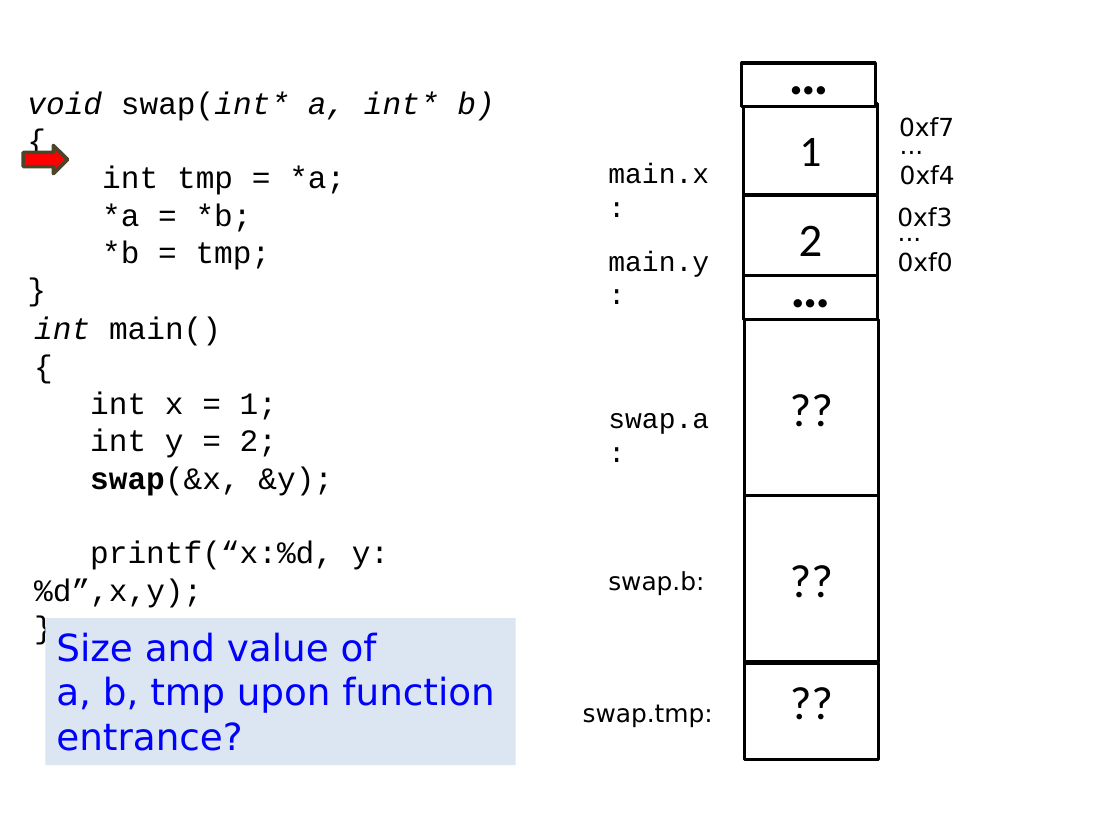
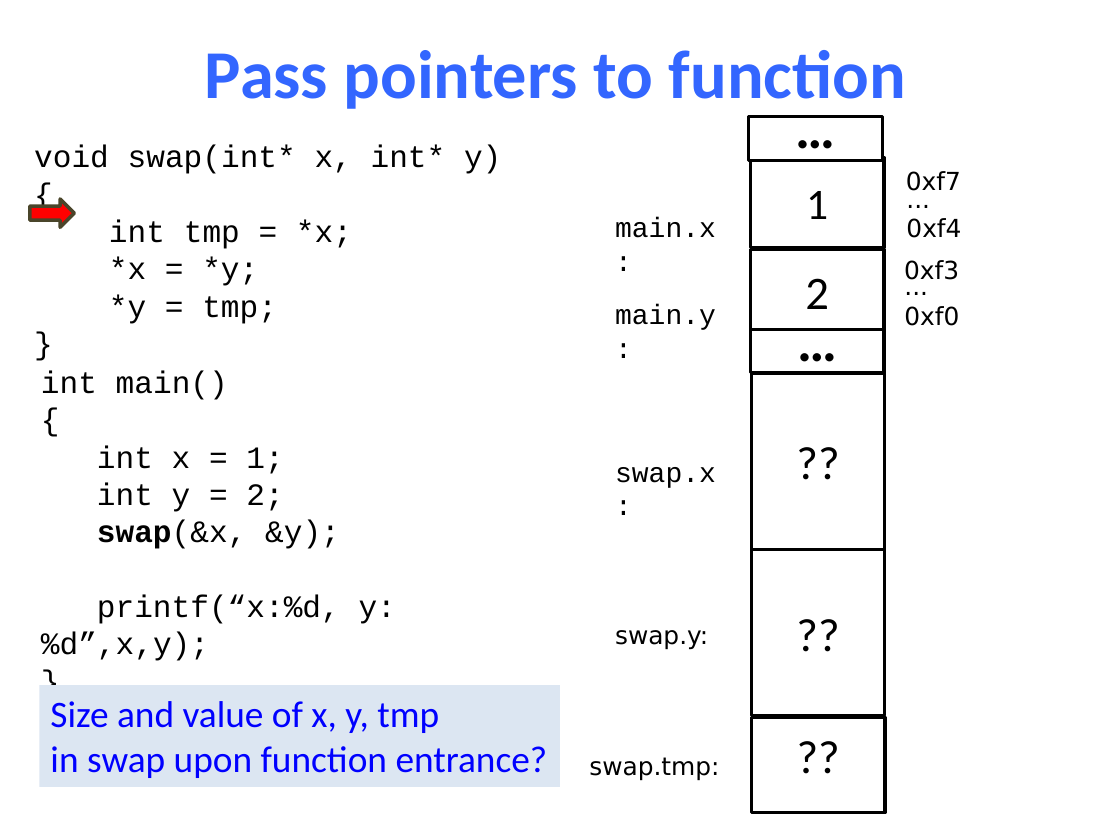
Before and after one commit to NYU-CSO/nyu-cso.github.io, a slide deck: slide 30 of notes/05-pointer_array.pptx (slide 32 before the commit). Drawn at 1120x840 pixels with LibreOffice and Linux fonts; fonts in the diff are those of the drawing. Boxes give left, top, right and bottom in pixels: in the first picture for what was removed or moved away, otherwise in the second. Text is boxed around its words. In the diff, an @@ line names an element or a change of style, - is before the commit and + after.

```diff
--- a/notes/05-pointer_array.pptx
+++ b/notes/05-pointer_array.pptx
@@ title added at <box>205,50,906,109</box>, 44 pt, text #3366FF, bold @@
+Pass pointers to function
@@ 8 texts, 7 rectangles, 1 right arrow: place and size @@
-8 texts, 7 rectangles, 1 right arrow at <box>24,63,954,759</box>
+8 texts, 7 rectangles, 1 right arrow at <box>30,116,961,813</box>
@@ text at <box>34,145,501,174</box>: text changed; italic off @@
-void swap(int* a, int* b)
+void swap(int* x, int* y)
@@ text "...": place and size @@
-text "..." at <box>900,165,955,185</box>
+text "..." at <box>906,218,961,238</box>
@@ text at <box>109,220,352,324</box>: text changed @@
-int tmp = *a;
-*a = *b;
-*b = tmp;
+int tmp = *x;
+*x = *y;
+*y = tmp;
@@ text at <box>41,371,228,400</box>: italic off in "int" @@
@@ text at <box>615,467,716,488</box>: text changed @@
-swap.a:
+swap.x:
@@ text at <box>615,630,708,650</box>: text changed @@
-swap.b:
+swap.y:
@@ rectangle "Size and value of x, ...": place and size @@
-rectangle "Size and value of x, ..." at <box>45,618,515,765</box>
+rectangle "Size and value of x, ..." at <box>39,685,560,787</box>
@@ text in rectangle at <box>50,701,548,778</box>: text changed; font DejaVu Sans to Calibri @@
-Size and value of
-a, b, tmp upon function
-entrance?
+Size and value of x, y, tmp
+in swap upon function entrance?
```
Also in this commit, not shown: 26 other slides changed, 9 slides added, 111 slides removed, 3 other files.
